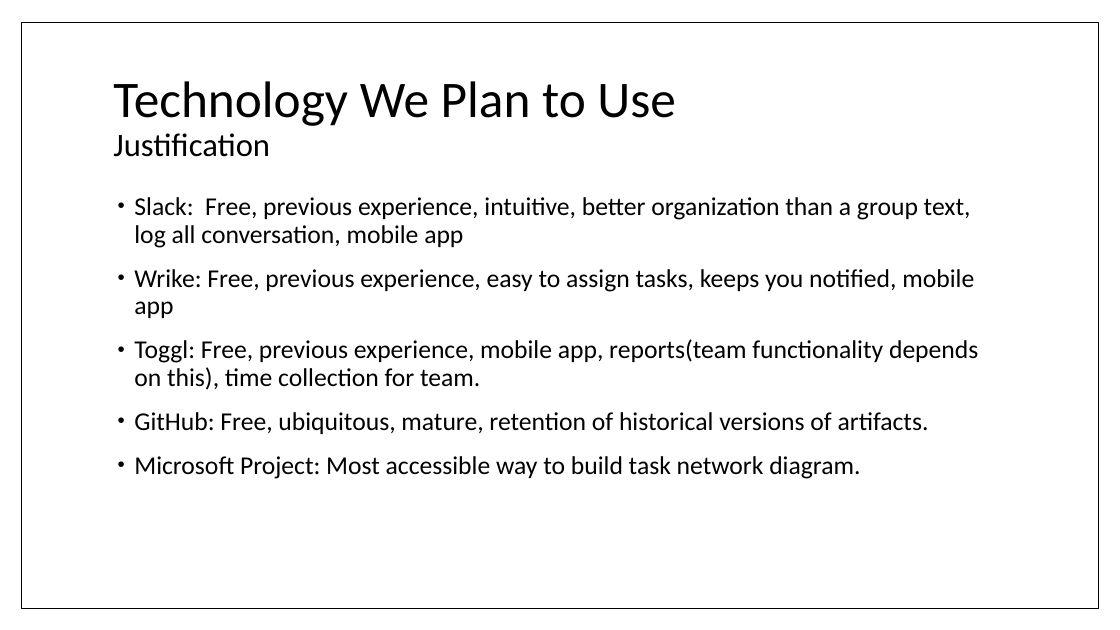
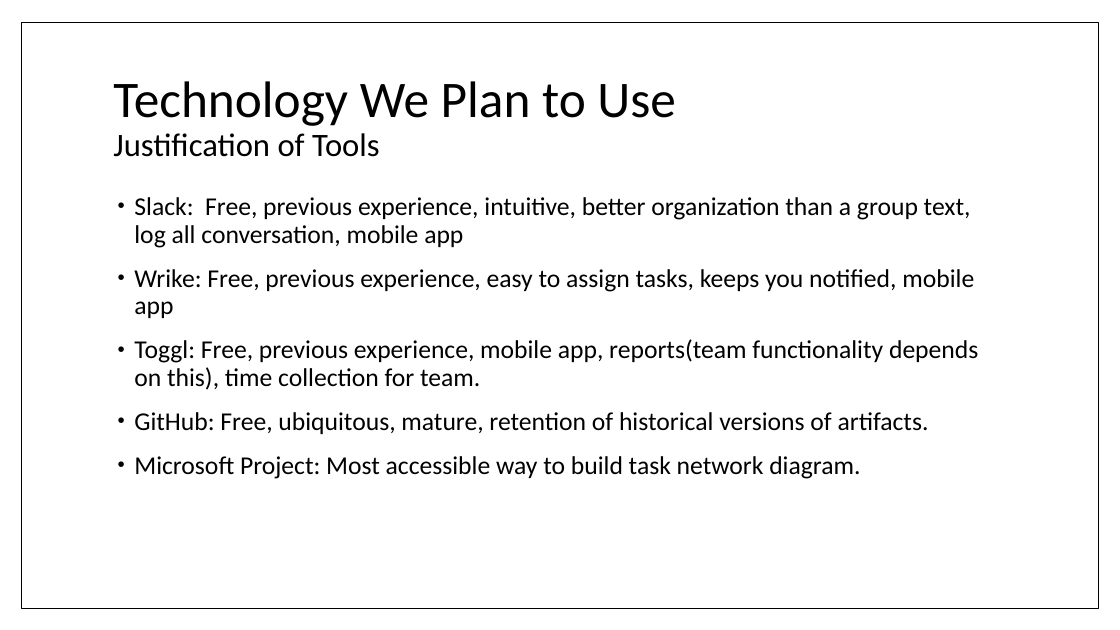
Before and after one commit to umdfeynman/umdfeynman, a slide deck: slide 9 of Work_In_Progress/CS/SPMP_Presentation.pptx. Drawn at 1120x630 pixels with LibreOffice and Linux fonts; fonts in the diff are those of the drawing. Boxes give left, top, right and bottom in pixels: in the first picture for what was removed or moved away, otherwise in the second. Text is boxed around its words. In the diff, an @@ line names an element or a change of style, - is before the commit and + after.

```diff
--- a/Work_In_Progress/CS/SPMP_Presentation.pptx
+++ b/Work_In_Progress/CS/SPMP_Presentation.pptx
@@ title at bbox=[113, 81, 675, 157]: text changed @@
-Technology We Plan to Use
-Justification
+Technology We Plan to Use
+Justification of Tools
```
Also in this commit, not shown: 10 other slides changed, 1 slide added, 1 slide removed.
